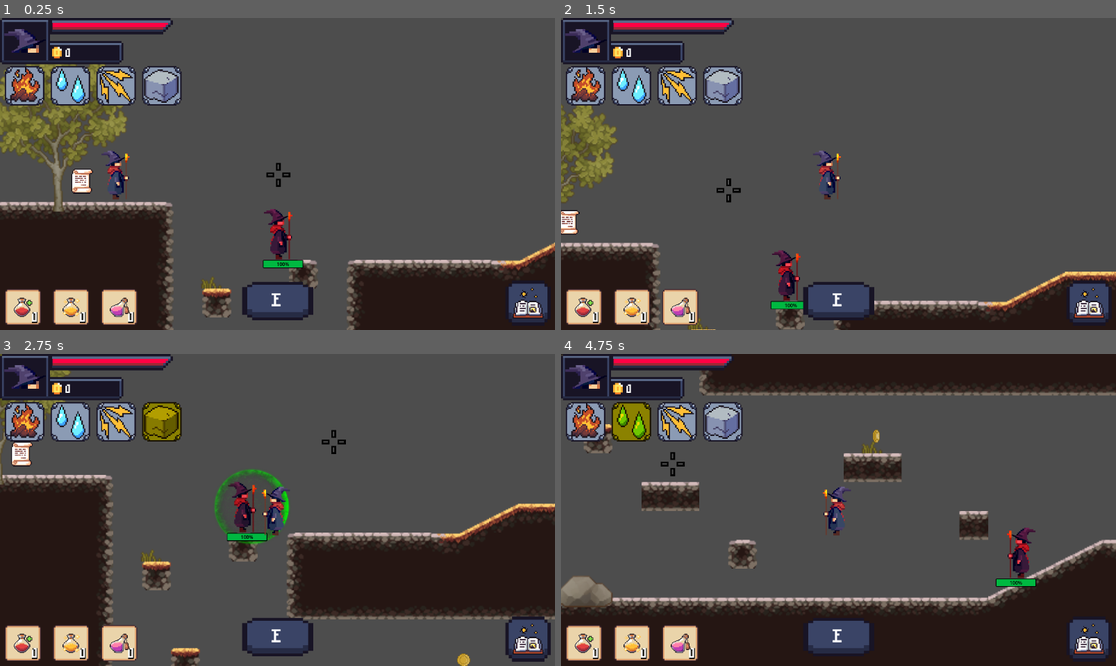
Above: before the commit, frames 1-4 (two rows, left to right).
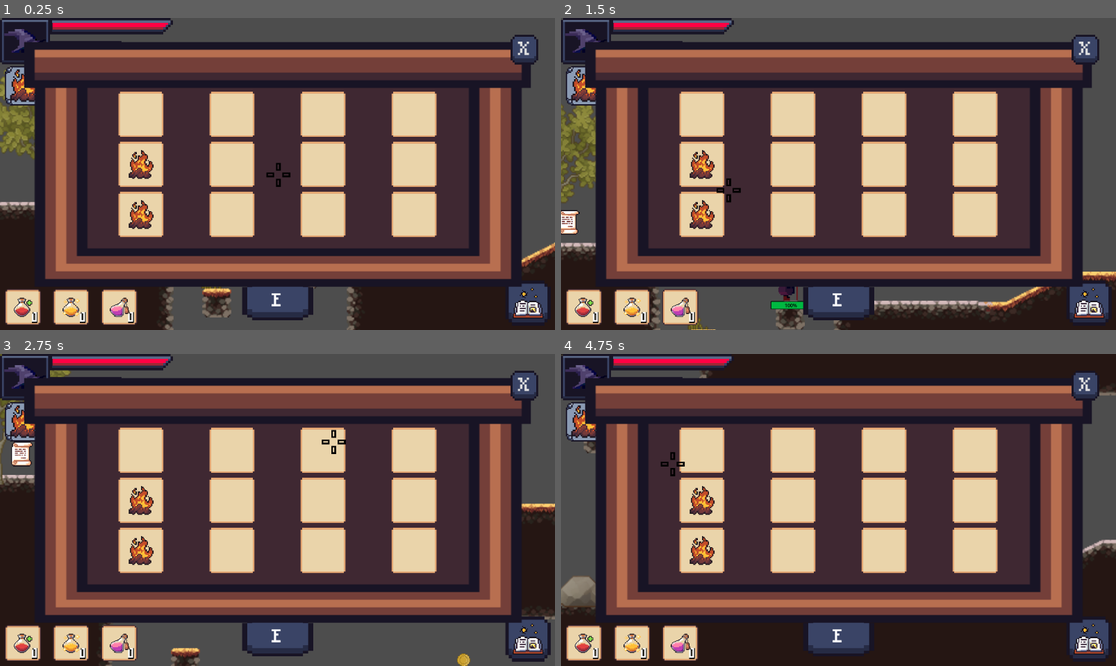
Above: after the commit, the same moments.

Repository: KyattPL/krolestwo-chorona
Game: Godot game, scene res://Scenes/Level1/level_1.tscn
The game is run twice, just before and just after one commit, with the same random seed, the same clock (stepped at 60 frames per second) and the same inputs.
Inputs (mouse positions are in pixels of both pictures, inside the frame that each line leads up to):
- Up to frame 1 (0.25 s): no input
- Up to frame 2 (1.5 s): tap Enter (confirm) at 0.5, 0.6 s; move the mouse to (960, 158) at 0.52 s; hold Right (move_right) from 0.53 s (still down); tap Space (jump) at 0.77 s; move the mouse to (727, 189) at 1.27 s; tap E (interact) at 1.35 s
- Up to frame 3 (2.75 s): tap Space (jump) at 1.52 s; move the mouse to (333, 441) at 2.02 s; release Right (move_right) at 2.03 s; hold Left (move_left) from 2.03 s (still down); tap 4 (select_earth) at 2.1 s
- Up to frame 4 (4.75 s): move the mouse to (810, 572) at 2.77 s; release Left (move_left) at 2.78 s; hold Right (move_right) 2.78-4.28 s; tap 1 (select_fire) at 2.85 s; tap Space (jump) at 3.02, 3.77, 4.52 s; move the mouse to (1005, 556) at 3.52 s; tap 3 (select_lightning) at 3.6 s; move the mouse to (672, 463) at 4.27 s; hold Left (move_left) from 4.28 s (still down); tap 2 (select_water) at 4.35 s

The runs differ from the first frame. In frame 1, 66% of the frame differs, in the area x 4-97%, y 5-87%; in frame 2, 68%; in frame 3, 64%; in frame 4, 64%.

Commit message:
Trying to add buttons to the skill tree somehow

Diff:
--- a/Scenes/UI/HUD/hud.tscn
+++ b/Scenes/UI/HUD/hud.tscn
@@ -477,7 +477,6 @@
 
 [node name="SkillTreeBox" type="MarginContainer" parent="HUD/SkillTree"]
 process_mode = 2
-visible = false
 layout_mode = 1
 anchors_preset = 15
 anchor_right = 1.0
@@ -543,13 +542,55 @@
 expand_mode = 1
 stretch_mode = 5
 
+[node name="Button" type="Button" parent="HUD/SkillTree/SkillTreeBox/SkillTreeGridBox/SkillTreeGrid/FireSkillColumn/TextureRect3"]
+visible = false
+layout_mode = 1
+anchors_preset = 15
+anchor_right = 1.0
+anchor_bottom = 1.0
+grow_horizontal = 2
+grow_vertical = 2
+
+[node name="TextureRect" type="TextureRect" parent="HUD/SkillTree/SkillTreeBox/SkillTreeGridBox/SkillTreeGrid/FireSkillColumn/TextureRect3"]
+layout_mode = 1
+anchors_preset = 8
+anchor_left = 0.5
+anchor_top = 0.5
+anchor_right = 0.5
+anchor_bottom = 0.5
+offset_left = -30.0
+offset_top = -30.0
+offset_right = 30.0
+offset_bottom = 30.0
+grow_horizontal = 2
+grow_vertical = 2
+texture = ExtResource("8_7jyvk")
+expand_mode = 1
+
 [node name="TextureRect4" type="TextureRect" parent="HUD/SkillTree/SkillTreeBox/SkillTreeGridBox/SkillTreeGrid/FireSkillColumn"]
 custom_minimum_size = Vector2(24, 24)
 layout_mode = 2
 size_flags_vertical = 3
-texture = ExtResource("12_l6b6f")
-expand_mode = 1
-stretch_mode = 5
+tooltip_text = "Basic fire spell"
+texture = ExtResource("12_l6b6f")
+expand_mode = 1
+stretch_mode = 5
+
+[node name="TextureRect" type="TextureRect" parent="HUD/SkillTree/SkillTreeBox/SkillTreeGridBox/SkillTreeGrid/FireSkillColumn/TextureRect4"]
+layout_mode = 1
+anchors_preset = 8
+anchor_left = 0.5
+anchor_top = 0.5
+anchor_right = 0.5
+anchor_bottom = 0.5
+offset_left = -30.0
+offset_top = -30.0
+offset_right = 30.0
+offset_bottom = 30.0
+grow_horizontal = 2
+grow_vertical = 2
+texture = ExtResource("8_7jyvk")
+expand_mode = 1
 
 [node name="WaterSkillColumn" type="VBoxContainer" parent="HUD/SkillTree/SkillTreeBox/SkillTreeGridBox/SkillTreeGrid"]
 layout_mode = 2
Binary file added: Assets/text_box/spellFireIcon.png
Not shown, added: Assets/text_box/spellFireIcon.png.import
